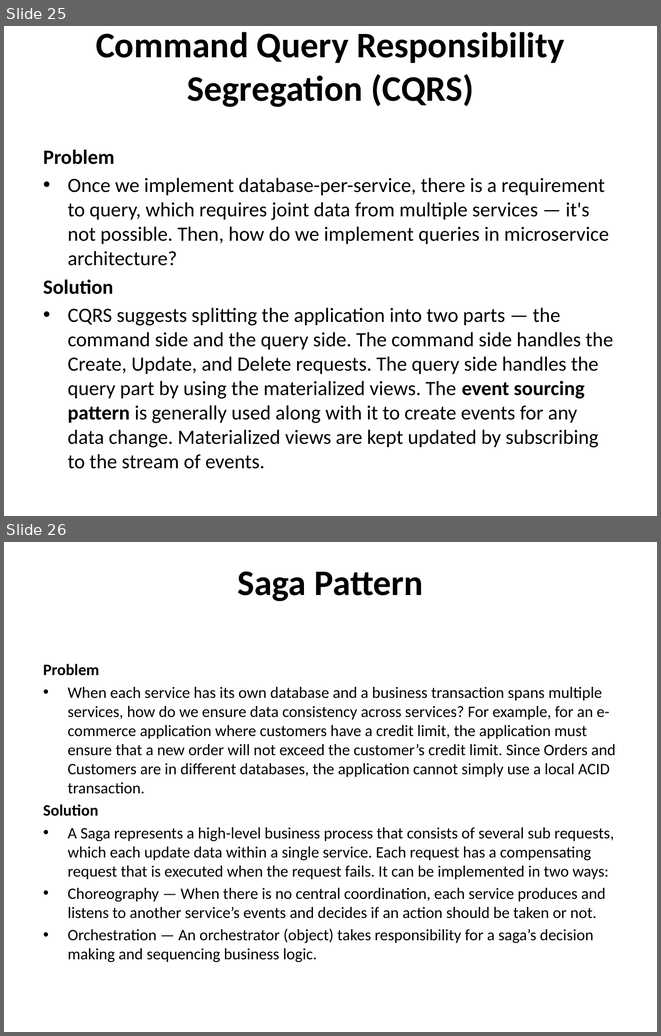
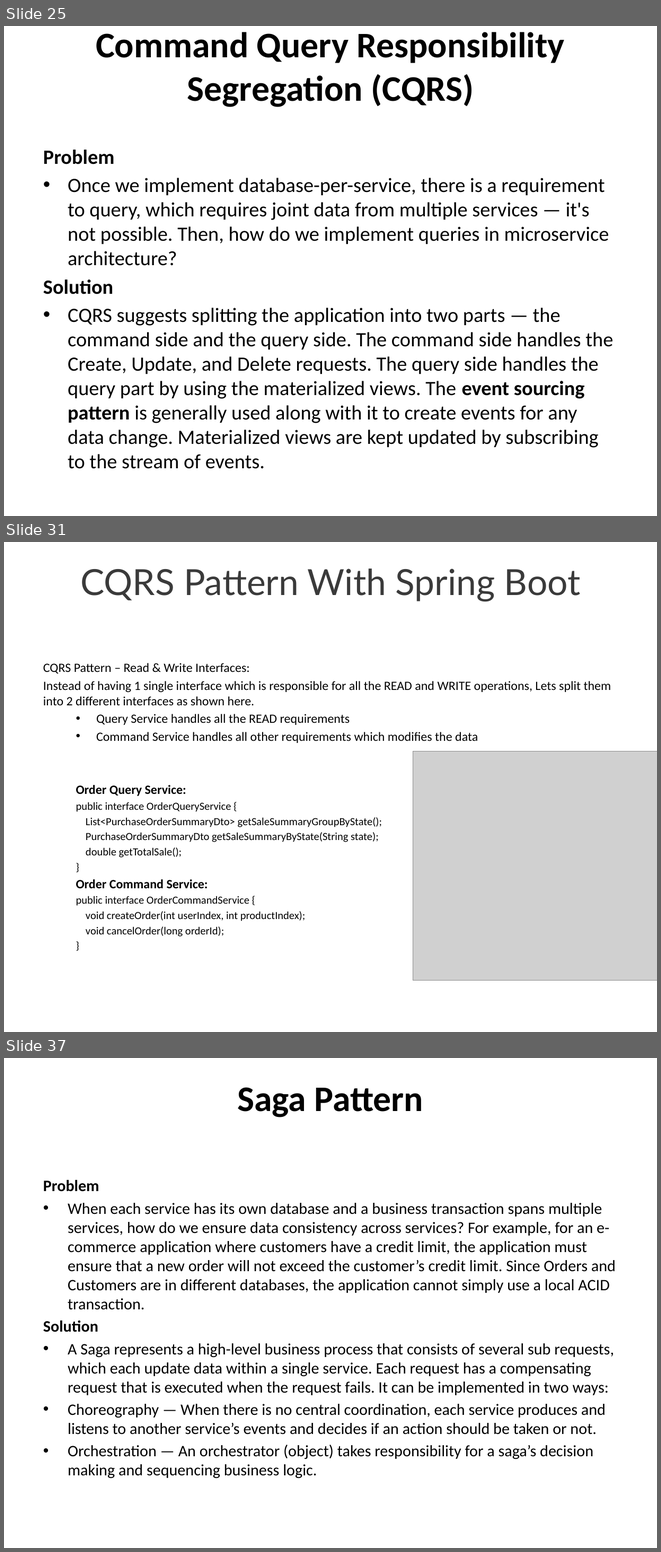
Before and after one commit to techelly/cloudthatmicroservies, a slide deck: Micro services Design Pattern.pptx. Shown one above the other, each under a label of ours: slides 25 and 26 before the commit, slides 25, 31 and 37 after it; the slides between them are not shown. The pictures are 661x1036 and 661x1552 pixels, drawn with LibreOffice and Linux fonts; fonts in the diff are those of the drawing; grey boxes stand for pictures. Boxes give left, top, right and bottom in pixels: in the first picture for what was removed or moved away, otherwise in the second. Text is boxed around its words. In the diff, an @@ line names an element or a change of style, - is before the commit and + after.

Commit message:
Added CQRS desging pattern example

```diff
--- a/Micro services Design Pattern.pptx
+++ b/Micro services Design Pattern.pptx
@@ slide 31 added at (x1=4, y1=542, x2=657, y2=1032), background #FFFFFF @@
@@ title added at (x1=80, y1=568, x2=581, y2=602), 39.6 pt, text #3A3A3A @@
+CQRS Pattern With Spring Boot
@@ text added at (x1=43, y1=663, x2=611, y2=936), 14 pt, text #000000 @@
+CQRS Pattern – Read & Write Interfaces:
+Instead of having 1 single interface which is responsible for all the READ and WRITE operations, Lets split them into 2 different interfaces as shown here.
+  • Query Service handles all the READ requirements
+  • Command Service handles all other requirements which modifies the data
+  Order Query Service:
+  public interface OrderQueryService {
+  List<PurchaseOrderSummaryDto> getSaleSummaryGroupByState();
+  PurchaseOrderSummaryDto getSaleSummaryByState(String state);
+  double getTotalSale();
+  }
+  Order Command Service:
+  public interface OrderCommandService {
+  void createOrder(int userIndex, int productIndex);
+  void cancelOrder(long orderId);
+  }
@@ picture added at (x1=413, y1=751, x2=657, y2=980) @@
@@ what was slide 26 is now slide 37 @@
```
Also in this commit, not shown: 10 other slides added, 56 other files.
